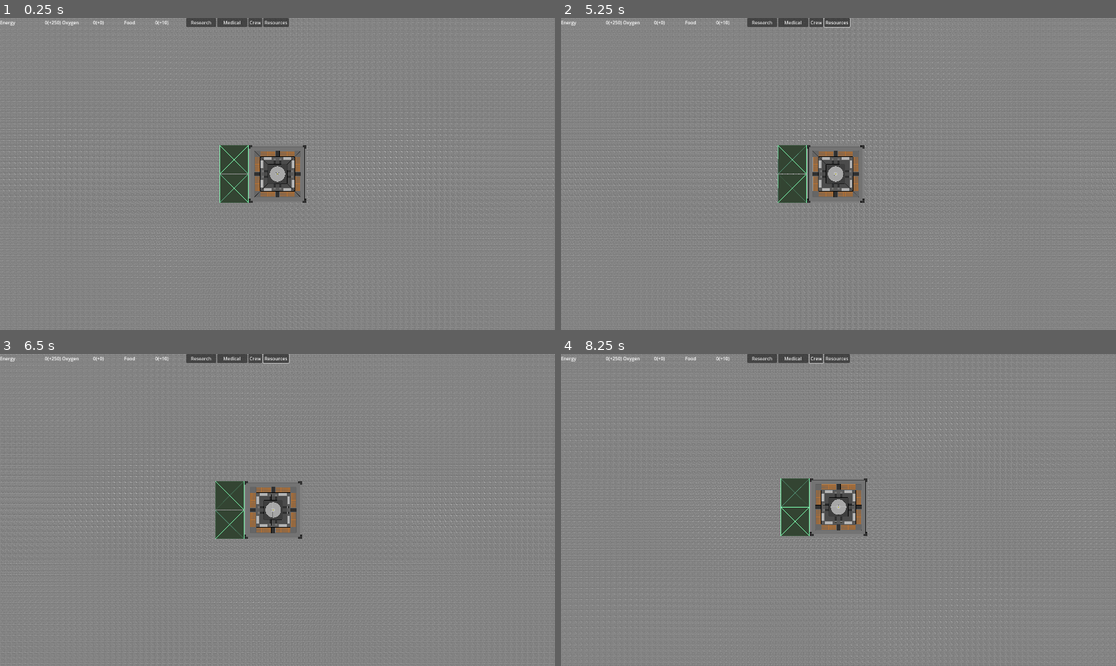
Above: before the commit, frames 1-4 (two rows, left to right).
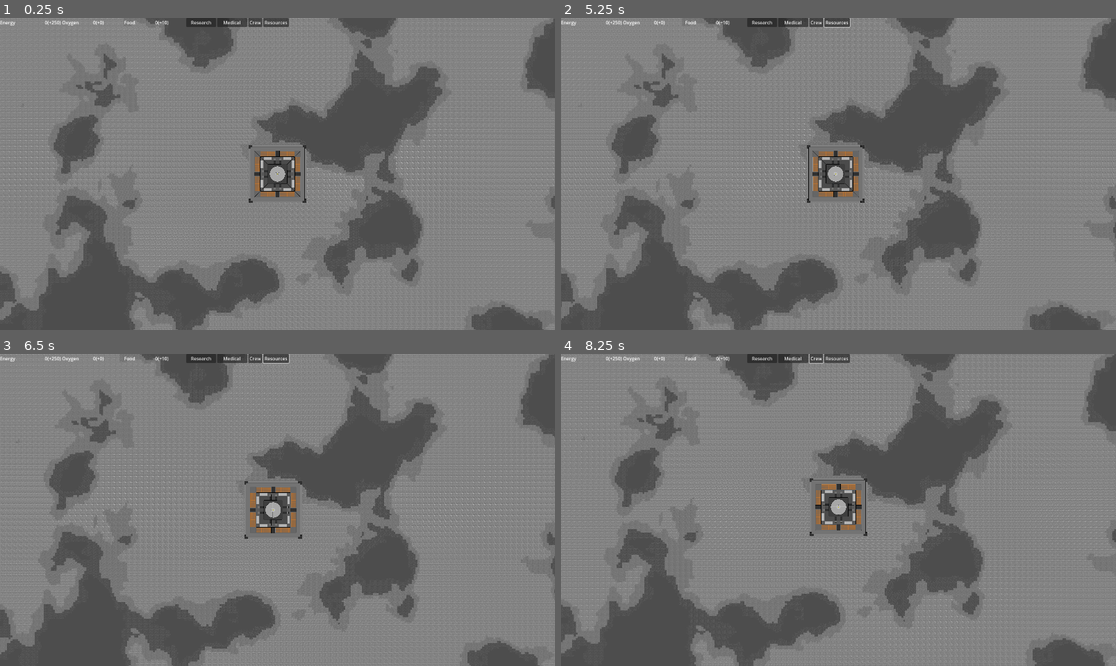
Above: after the commit, the same moments.

Repository: AxisTrotec/Astra
Game: Godot game, scene res://Scenes/World Generation/World Generation.tscn
The game is run twice, just before and just after one commit, with the same random seed, the same clock (stepped at 60 frames per second) and the same inputs.
Inputs (mouse positions are in pixels of both pictures, inside the frame that each line leads up to):
- Up to frame 1 (0.25 s): no input
- Up to frame 2 (5.25 s): click "Research" at 0.5 s; click "Medical" at 1.25 s; click "Crew" at 2 s; click "Resources" at 2.75 s; tap Enter at 3.5, 5 s; drag from (577, 21) to (794, 158) at 3.52 s; tap Space at 4.25 s; drag from (638, 21) to (794, 158) at 4.27 s; move the mouse to (699, 21) at 5.02 s; hold Right from 5.03 s (still down); hold Ctrl from 5.03 s (still down); click (699, 21) at 5.17 s
- Up to frame 3 (6.5 s): release Right at 5.75 s; release Ctrl at 5.75 s; tap Space at 5.75 s; drag from (249, 572) to (111, 463) at 5.77 s
- Up to frame 4 (8.25 s): tap Enter at 6.5 s; move the mouse to (1005, 556) at 6.52 s; hold Left 6.53-7.25 s; hold Ctrl 6.53-7.25 s; click (1005, 556) at 6.67 s; tap Space at 7.25 s; drag from (672, 463) to (755, 432) at 7.27 s; move the mouse to (866, 510) at 8.02 s; hold Down from 8.03 s (still down); hold Ctrl from 8.03 s (still down); click (866, 510) at 8.17 s

The runs differ from the first frame. In frame 1, 24% of the frame differs, in the area x 0-100%, y 0-100%; in frame 2, 24%; in frame 3, 24%; in frame 4, 24%.

Commit message:
Brand new

Diff:
--- a/Entities/HQ.tscn
+++ b/Entities/HQ.tscn
@@ -1,34 +1,9 @@
-[gd_scene load_steps=5 format=3 uid="uid://ccxncict6cq11"]
+[gd_scene load_steps=3 format=3 uid="uid://ccxncict6cq11"]
 
 [ext_resource type="Texture2D" uid="uid://b4xj01hkkhswb" path="res://Art Assets/Assets/HQ.png" id="1_ldiky"]
 [ext_resource type="Script" path="res://Entities/HQ.gd" id="1_se6c5"]
-[ext_resource type="Texture2D" uid="uid://dvtwhyc53opmb" path="res://Art Assets/Assets/build_valid.png" id="3_rbokj"]
-
-[sub_resource type="RectangleShape2D" id="RectangleShape2D_8xoj3"]
-size = Vector2(1000, 1000)
 
 [node name="Sprite2D" type="Sprite2D"]
 top_level = true
 texture = ExtResource("1_ldiky")
 script = ExtResource("1_se6c5")
-
-[node name="BuildArea1" type="Area2D" parent="."]
-position = Vector2(-1501, -500)
-
-[node name="Sprite2D" type="Sprite2D" parent="BuildArea1"]
-texture = ExtResource("3_rbokj")
-
-[node name="CollisionShape2D" type="CollisionShape2D" parent="BuildArea1"]
-shape = SubResource("RectangleShape2D_8xoj3")
-
-[node name="BuildArea2" type="Area2D" parent="."]
-position = Vector2(-1501, 501)
-
-[node name="Sprite2D" type="Sprite2D" parent="BuildArea2"]
-texture = ExtResource("3_rbokj")
-
-[node name="CollisionShape2D" type="CollisionShape2D" parent="BuildArea2"]
-shape = SubResource("RectangleShape2D_8xoj3")
-
-[connection signal="area_entered" from="BuildArea1" to="." method="_on_build_area_1_area_entered"]
-[connection signal="area_entered" from="BuildArea2" to="." method="_on_build_area_2_area_entered"]
--- a/Scenes/World Generation/World Generation.tscn
+++ b/Scenes/World Generation/World Generation.tscn
@@ -12,13 +12,12 @@
 [node name="World" type="Node2D"]
 script = ExtResource("1_csb2j")
 
+[node name="Build_preview" type="TileMap" parent="."]
+format = 2
+script = ExtResource("9_arw4f")
+
 [node name="WorldGeneration" parent="." instance=ExtResource("6_dedit")]
 position = Vector2(257, -6)
-
-[node name="Build_preview" type="CanvasLayer" parent="."]
-transform = Transform2D(1, 2.08165e-13, -2.08165e-13, 1, 0, 0)
-follow_viewport_enabled = true
-script = ExtResource("9_arw4f")
 
 [node name="Camera2D" type="Camera2D" parent="."]
 zoom = Vector2(0.1, 0.1)
--- a/Scenes/World Generation/world_generation.tscn
+++ b/Scenes/World Generation/world_generation.tscn
@@ -1,23 +1,28 @@
 [gd_scene load_steps=6 format=3 uid="uid://barbc8iykmbx4"]
 
-[ext_resource type="Texture2D" uid="uid://bf7g88qg60qsf" path="res://Art Assets/Assets/Moon_1.jpg" id="1_iels0"]
 [ext_resource type="Script" path="res://Scripts/World Generation/TileMap.gd" id="2_m8k84"]
 [ext_resource type="PackedScene" uid="uid://ccxncict6cq11" path="res://Entities/HQ.tscn" id="3_nidvb"]
+[ext_resource type="Texture2D" uid="uid://cu1erip2jdqg5" path="res://Art Assets/Assets/Tiles.png" id="4_kurqj"]
 
-[sub_resource type="TileSetAtlasSource" id="TileSetAtlasSource_b4qke"]
-texture = ExtResource("1_iels0")
+[sub_resource type="TileSetAtlasSource" id="TileSetAtlasSource_khs0w"]
+texture = ExtResource("4_kurqj")
 texture_region_size = Vector2i(64, 64)
 0:0/0 = 0
+1:0/0 = 0
+2:0/0 = 0
 
 [sub_resource type="TileSet" id="1"]
 tile_size = Vector2i(64, 64)
-sources/0 = SubResource("TileSetAtlasSource_b4qke")
+sources/0 = SubResource("TileSetAtlasSource_khs0w")
 
 [node name="WorldGeneration" type="TileMap"]
 tile_set = SubResource("1")
+cell_quadrant_size = 64
 format = 2
 script = ExtResource("2_m8k84")
 
 [node name="Facilities" type="Node2D" parent="."]
 
 [node name="HQ" parent="Facilities" instance=ExtResource("3_nidvb")]
+
+[node name="Obstacles" type="Node2D" parent="."]
--- a/Scripts/Build_preview.gd
+++ b/Scripts/Build_preview.gd
@@ -1,5 +1,13 @@
-extends CanvasLayer
+extends TileMap
 
+var build_mode
+
+func _ready():
+	pass
+
+func _process(delta):
+	if build_mode:
+		update_tower_preview(get_global_mouse_position(), "#30fc03")
 
 func set_build_preview(mouse_pos, type):
 	#var preloadSprite = load("res://Entities/" + type + ".tscn")
--- a/Scripts/World Generation/TileMap.gd
+++ b/Scripts/World Generation/TileMap.gd
@@ -1,14 +1,22 @@
 extends TileMap
 
 @onready var tilemap = $TileMap
+@onready var HQ = $"Facilities/HQ"
+@onready var preloadSprite = load("res://Scenes/Test.tscn")
 
 var width = 600
 var height = 600
-@onready var HQ = $"Facilities/HQ"
 
 var temperature = FastNoiseLite.new()
 var altitude = FastNoiseLite.new()
 var moisture = FastNoiseLite.new()
+
+enum ENTITY_TYPE {FACILITY, OBSTACLE}
+
+var tile_size = 64
+
+var grid_size = Vector2(64, 64)
+var grid = []
 
 func _ready():
 	temperature.seed = randi()
@@ -26,9 +34,7 @@
 		height = 1440
 
 	generate_chunk(HQ.position)
-
-#func _process(delta):
-#	generate_chunk(HQ.position)
+	#generate_obs()
 
 func generate_chunk(position):
 	var tile_pos = local_to_map(position)
@@ -37,4 +43,33 @@
 			var temp = temperature.get_noise_2d(tile_pos.x-width/2 + x, tile_pos.y-height/2 + y)
 			var alti = altitude.get_noise_2d(tile_pos.x-width/2 + x, tile_pos.y-height/2 + y)
 			var moist = moisture.get_noise_2d(tile_pos.x-width/2 + x, tile_pos.y-height/2 + y)
-			set_cell(0, Vector2(tile_pos.x-width/2 + x, tile_pos.y-height/2 +y),0, Vector2i(0,0))
+
+			if moist < 0.1:
+				set_cell(0, Vector2i(tile_pos.x-width/2 + x, tile_pos.y-height/2 +y),0, Vector2(1,0))
+
+			elif moist > 0.1 and moist < 0.2:
+				set_cell(0, Vector2i(tile_pos.x-width/2 + x, tile_pos.y-height/2 +y),0, Vector2(2,0))
+
+			elif moist > 0.2 and moist < 0.3:
+				set_cell(0, Vector2i(tile_pos.x-width/2 + x, tile_pos.y-height/2 +y),0, Vector2(0,0))
+
+func generate_obs():
+	for x in range(grid_size.x):
+		grid.append([])
+		for y in range(grid_size.y):
+			grid[x].append(null)
+
+	var positions = []
+	for n in range(5):
+		var grid_pos = Vector2(randi() % int(grid_size.x), randi() % int(grid_size.y))
+
+		if not grid_pos in positions:
+			positions.append(grid_pos)
+
+	for pos in positions:
+		var new_obs = preloadSprite.instantiate()
+		new_obs.position = map_to_local(pos)
+
+		grid[pos.x][pos.y] = ENTITY_TYPE.OBSTACLE
+
+		self.get_child(1).add_child(new_obs)
--- a/Scripts/World.gd
+++ b/Scripts/World.gd
@@ -13,6 +13,9 @@
 var map_node
 
 func _ready():
+	for i in get_tree().get_nodes_in_group("facilities"):
+		i.connect("pressed",Callable(self,"initiate_build_mode").bind(i.get_name()))
+
 	if Global.new_game:
 		#Set energy to the default
 		Global.energy_current += 500
@@ -39,8 +42,6 @@
 	timer.timeout.connect(_on_timer_timeout)
 
 	map_node = get_node("WorldGeneration")
-	for i in get_tree().get_nodes_in_group("facilities"):
-		i.pressed.connect(initiate_build_mode.bind(i.get_text()))
 
 func _input(event):
 	if event is InputEventMouseButton:
--- a/project.godot
+++ b/project.godot
@@ -12,7 +12,7 @@
 
 config/name="Arc Astra"
 run/main_scene="res://Scenes/World Generation/World Generation.tscn"
-config/features=PackedStringArray("4.0")
+config/features=PackedStringArray("4.1")
 config/icon="res://icon.png"
 
 [autoload]
Binary file added: Art Assets/Assets/Moon.png
Not shown, added: Art Assets/Assets/Moon.png.import
Binary file added: Art Assets/Assets/Moon_1.png
Not shown, added: Art Assets/Assets/Moon_1.png.import
Not shown, added: Art Assets/Assets/Mountain.png.import
Binary file added: Art Assets/Assets/Mountain_1.png
Not shown, added: Art Assets/Assets/Mountain_1.png.import
Binary file added: Art Assets/Assets/Rock.png
Not shown, added: Art Assets/Assets/Rock.png.import
Binary file added: Art Assets/Assets/RockWall.png
Not shown, added: Art Assets/Assets/RockWall.png.import
Binary file added: Art Assets/Assets/Tiles.png
(and 2 more such lines)
